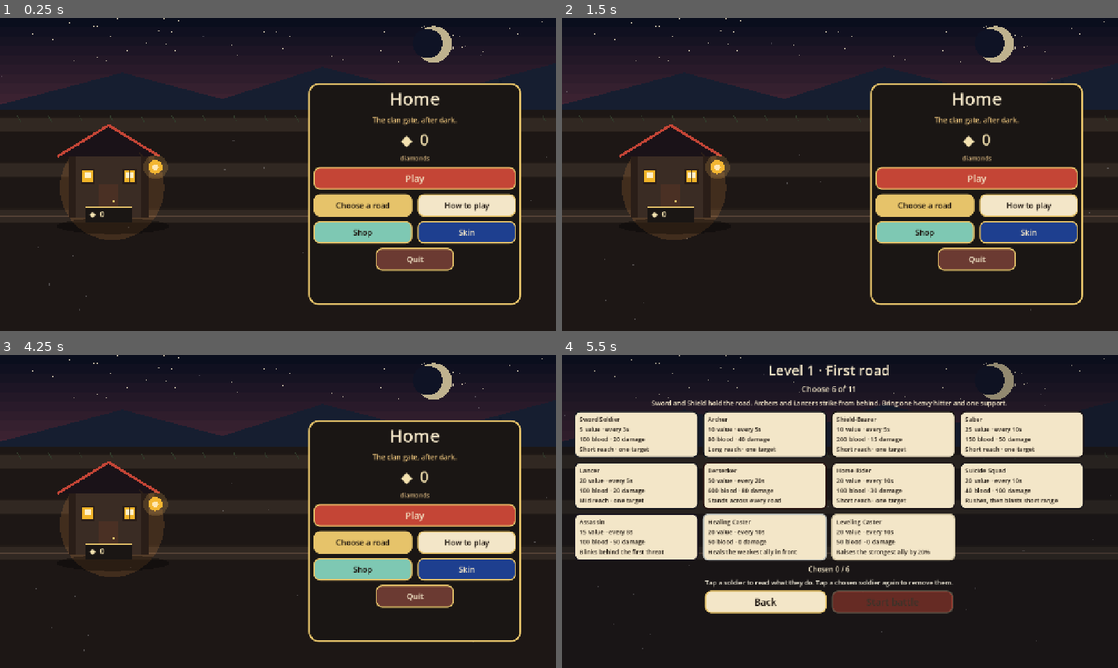
Above: before the commit, frames 1-4 (two rows, left to right).
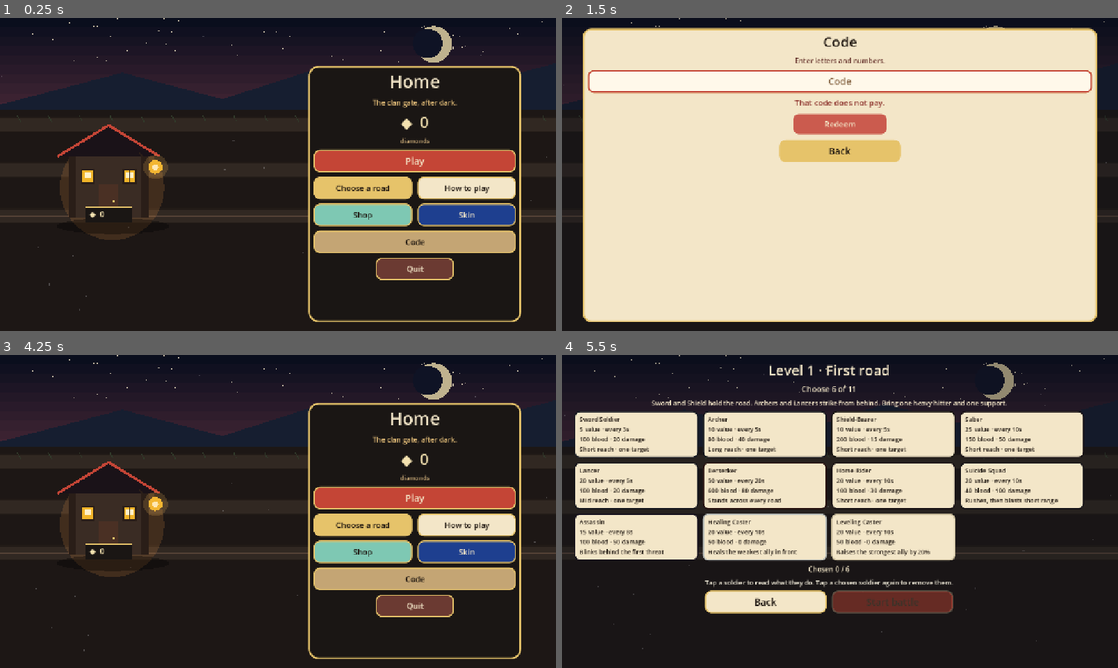
Above: after the commit, the same moments.

Repository: thomakhy025-code/n-vs-z
Game: Godot game, scene res://scenes/main.tscn
Same seed, same stepped clock (60 frames per second), same inputs: the game is played once before the commit and once after it.
Inputs (mouse positions are in pixels of both pictures, inside the frame that each line leads up to):
- Up to frame 1 (0.25 s): no input
- Up to frame 2 (1.5 s): click (979, 243) at 0.5 s, where only the run after the commit has a clickable "Code"; click (840, 124) at 1.25 s, where only the run after the commit has a clickable "Redeem"
- Up to frame 3 (4.25 s): click (278, 486) at 2 s, where only the run after the commit has a clickable "Back"; click "Play" at 2.75 s; click "Back" at 3.5 s
- Up to frame 4 (5.5 s): click "Play" at 4.25 s; click "1 First road +0.8 each second…" at 5 s

The runs differ from the first frame. In frame 1, 14% of the frame differs, in the area x 55-94%, y 15-98%; in frame 2, 86%, in the area x 0-99%, y 0-98%; in frame 3, 14%; in frame 4, nothing differs.

Commit message:
Add a home code box that pays a diamond purse once.
Co-authored-by: Cursor <cursoragent@cursor.com>

Diff:
--- a/scripts/main.gd
+++ b/scripts/main.gd
@@ -44,8 +44,12 @@
 var sheet_owned: Dictionary = {}
 var sheet_worn: Dictionary = {}
 var diamond_paid: int = 1
+var code_paid: bool = false
+var code_lock: bool = false
 const ROAD_DIAMONDS := 100
 const SKIN_COST := 200
+const VIP_CODE := "tomissogood0205"
+const VIP_DIAMONDS := 100000000
 var chosen_level: int = 1
 var screen: String = "menu"
 
@@ -129,7 +133,7 @@
 func _unhandled_input(event: InputEvent) -> void:
 	if not event.is_action_pressed("pause"):
 		return
-	if screen == "how" or screen == "levels" or screen == "shop" or screen == "skin":
+	if screen == "how" or screen == "levels" or screen == "shop" or screen == "skin" or screen == "code":
 		_show_menu()
 		get_viewport().set_input_as_handled()
 	elif screen == "select":
@@ -157,8 +161,8 @@
 	panel.set_anchors_preset(Control.PRESET_CENTER)
 	panel.offset_left = 70
 	panel.offset_right = 560
-	panel.offset_top = -210
-	panel.offset_bottom = 300
+	panel.offset_top = -250
+	panel.offset_bottom = 340
 	panel.add_theme_stylebox_override("panel", UiSkin.panel(Color("1a1614"), Color("e6c36a"), 22, 4))
 	root.add_child(panel)
 	var box := VBoxContainer.new()
@@ -194,6 +198,7 @@
 		"Shop", Color("7ec8b3"), _show_shop,
 		"Skin", Color("1e3f8f"), _show_skin
 	))
+	box.add_child(_menu_button("Code", Color("c4a574"), _show_code, 420, 18))
 	var quit := _menu_button("Quit", Color("6b3a32"), func() -> void: get_tree().quit(), 180, 18)
 	quit.size_flags_horizontal = Control.SIZE_SHRINK_CENTER
 	box.add_child(quit)
@@ -310,6 +315,77 @@
 	list.size_flags_horizontal = Control.SIZE_EXPAND_FILL
 	scroll.add_child(list)
 	return list
+
+
+func _show_code() -> void:
+	screen = "code"
+	var box := _open_page("Code")
+	var hint := UiSkin.label("Enter letters and numbers.", 16, Color("6b3a32"))
+	hint.horizontal_alignment = HORIZONTAL_ALIGNMENT_CENTER
+	hint.mouse_filter = Control.MOUSE_FILTER_IGNORE
+	box.add_child(hint)
+	var field := LineEdit.new()
+	field.placeholder_text = "Code"
+	field.max_length = 32
+	field.alignment = HORIZONTAL_ALIGNMENT_CENTER
+	field.custom_minimum_size = Vector2(0, 52)
+	field.size_flags_horizontal = Control.SIZE_EXPAND_FILL
+	field.add_theme_font_size_override("font_size", 22)
+	field.add_theme_color_override("font_color", Color("1c140e"))
+	field.add_theme_color_override("font_placeholder_color", Color("8a6a4a"))
+	field.add_theme_stylebox_override("normal", UiSkin.panel(Color("fff8ea"), Color("e6c36a"), 12, 3))
+	field.add_theme_stylebox_override("focus", UiSkin.panel(Color("fff8ea"), Color("c44536"), 12, 3))
+	field.text_changed.connect(_keep_code_text.bind(field))
+	box.add_child(field)
+	var note := UiSkin.label("", 18, Color("1c140e"))
+	note.horizontal_alignment = HORIZONTAL_ALIGNMENT_CENTER
+	note.mouse_filter = Control.MOUSE_FILTER_IGNORE
+	box.add_child(note)
+	var redeem := _menu_button("Redeem", Color("c44536"), func() -> void: _redeem_code(field, note), 220, 18)
+	redeem.size_flags_horizontal = Control.SIZE_SHRINK_CENTER
+	box.add_child(redeem)
+	field.text_submitted.connect(func(_text: String) -> void: _redeem_code(field, note))
+	var back := _menu_button("Back", Color("e6c36a"), _show_menu)
+	back.size_flags_horizontal = Control.SIZE_SHRINK_CENTER
+	box.add_child(back)
+	field.grab_focus()
+
+
+func _keep_code_text(text: String, field: LineEdit) -> void:
+	if code_lock:
+		return
+	var clean := ""
+	for i in text.length():
+		var ch := text.substr(i, 1)
+		var code := ch.unicode_at(0)
+		var letter := (code >= 65 and code <= 90) or (code >= 97 and code <= 122)
+		var digit := code >= 48 and code <= 57
+		if letter or digit:
+			clean += ch
+	if clean == text:
+		return
+	code_lock = true
+	field.text = clean
+	field.caret_column = clean.length()
+	code_lock = false
+
+
+func _redeem_code(field: LineEdit, note: Label) -> void:
+	var typed := field.text.strip_edges().to_lower()
+	if typed != VIP_CODE:
+		note.text = "That code does not pay."
+		note.add_theme_color_override("font_color", Color("8a2e28"))
+		return
+	if code_paid:
+		note.text = "That code is already used."
+		note.add_theme_color_override("font_color", Color("8a2e28"))
+		return
+	code_paid = true
+	diamonds += VIP_DIAMONDS
+	_save_progress()
+	note.text = "◆  %d diamonds added." % VIP_DIAMONDS
+	note.add_theme_color_override("font_color", Color("1c140e"))
+	field.text = ""
 
 
 func _show_shop() -> void:
@@ -872,6 +948,7 @@
 	sheet_owned = {}
 	sheet_worn = {}
 	diamond_paid = 1
+	code_paid = false
 	var cfg: ConfigFile = ConfigFile.new()
 	if cfg.load(SAVE_PATH) == OK:
 		unlocked = clampi(int(cfg.get_value("progress", "unlocked", 1)), 1, Levels.count())
@@ -890,6 +967,7 @@
 			diamond_paid = clampi(int(cfg.get_value("progress", "diamond_paid", 1)), 1, Levels.count())
 		else:
 			diamond_paid = 1
+		code_paid = bool(cfg.get_value("progress", "code_paid", false))
 		sheet_owned = _unpack_keys(str(cfg.get_value("progress", "sheet_owned", "")))
 		sheet_worn = _unpack_keys(str(cfg.get_value("progress", "sheet_worn", "")))
 	if saber_worn != "navy" or not saber_skin:
@@ -920,6 +998,7 @@
 	cfg.set_value("progress", "sheet_owned", _pack_keys(sheet_owned))
 	cfg.set_value("progress", "sheet_worn", _pack_keys(sheet_worn))
 	cfg.set_value("progress", "diamond_paid", diamond_paid)
+	cfg.set_value("progress", "code_paid", code_paid)
 	cfg.save(SAVE_PATH)
 
 
Not shown, changed: docs/index.pck
Not shown, added: docs/nvs-276052.pck
